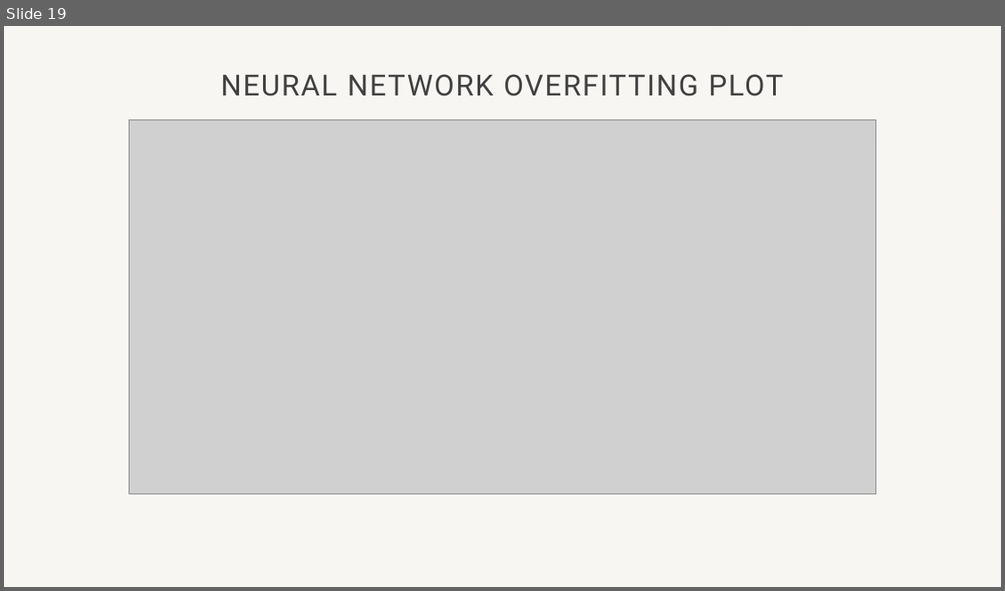
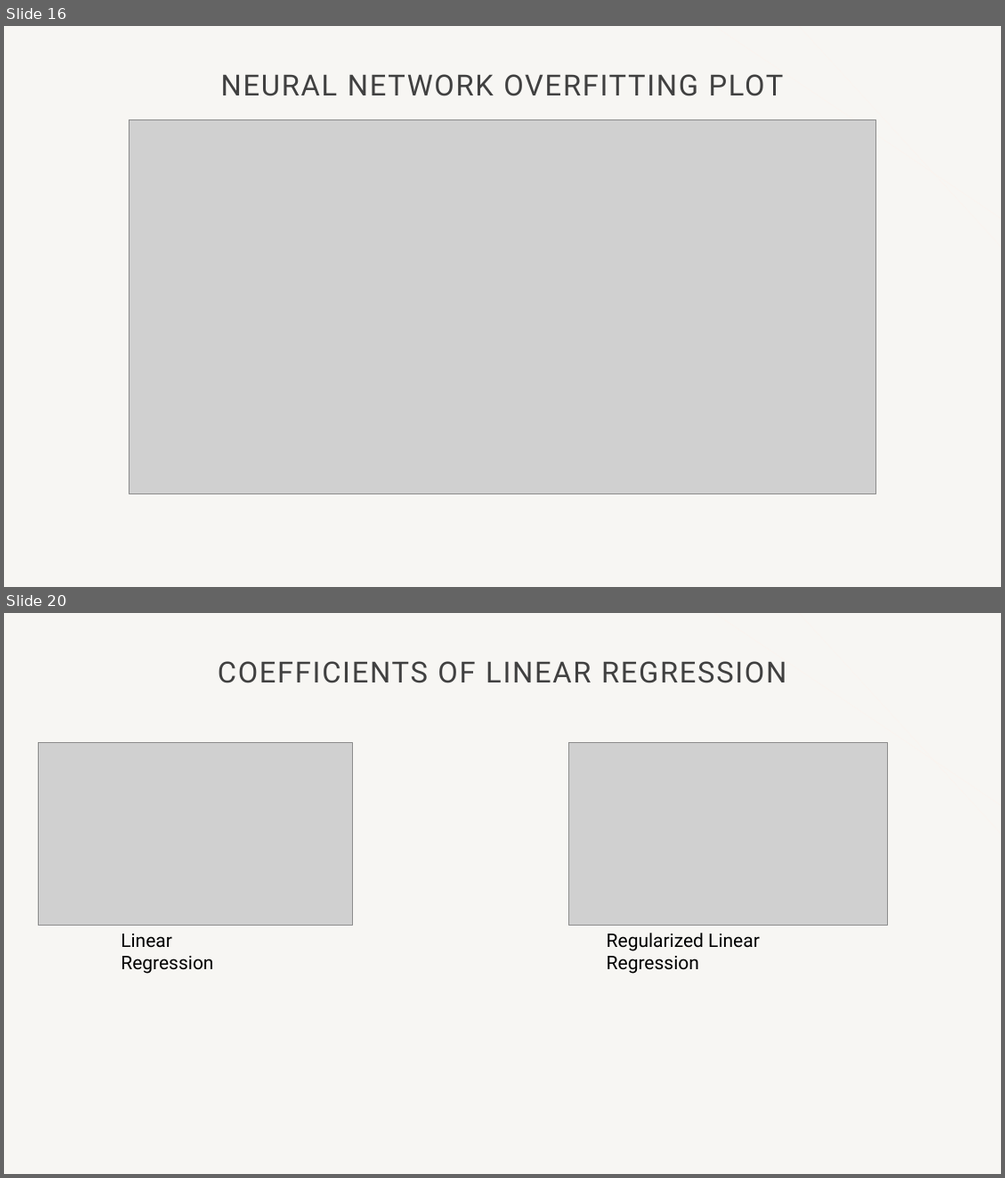
Before and after one commit to Vitalijs-Tickovs/Training_For_Accenture, a slide deck: Bike_Project/Mini project.pptx. Shown one above the other, each under a label of ours: slide 19 before the commit, slides 16 and 20 after it; the slides between them are not shown. The pictures are 1005x591 and 1005x1178 pixels, drawn with LibreOffice and Linux fonts; fonts in the diff are those of the drawing; grey boxes stand for pictures; background and template pictures are left out. Boxes give left, top, right and bottom in pixels: in the first picture for what was removed or moved away, otherwise in the second. Text is boxed around its words. In the diff, an @@ line names an element or a change of style, - is before the commit and + after.

```diff
--- a/Bike_Project/Mini project.pptx
+++ b/Bike_Project/Mini project.pptx
@@ slide 20 added at [4,613,1001,1174], background #F7F6F3; not listed: 2 template elements that a slide beside it also shows @@
@@ title added at [218,661,786,683], 28 pt, text #404040 @@
+COEFFICIENTS OF LINEAR REGRESSION
@@ picture added at [39,742,353,925] @@
@@ picture added at [568,742,887,925] @@
@@ text added at [607,933,760,973], 18 pt, text #000000 @@
+Regularized Linear Regression
@@ text added at [121,933,213,973], 18 pt, text #000000 @@
+Linear Regression
@@ what was slide 19 is now slide 16 @@
```
Also in this commit, not shown: 5 slides changed, 13 other slides added, 10 slides removed, 1 other file.
